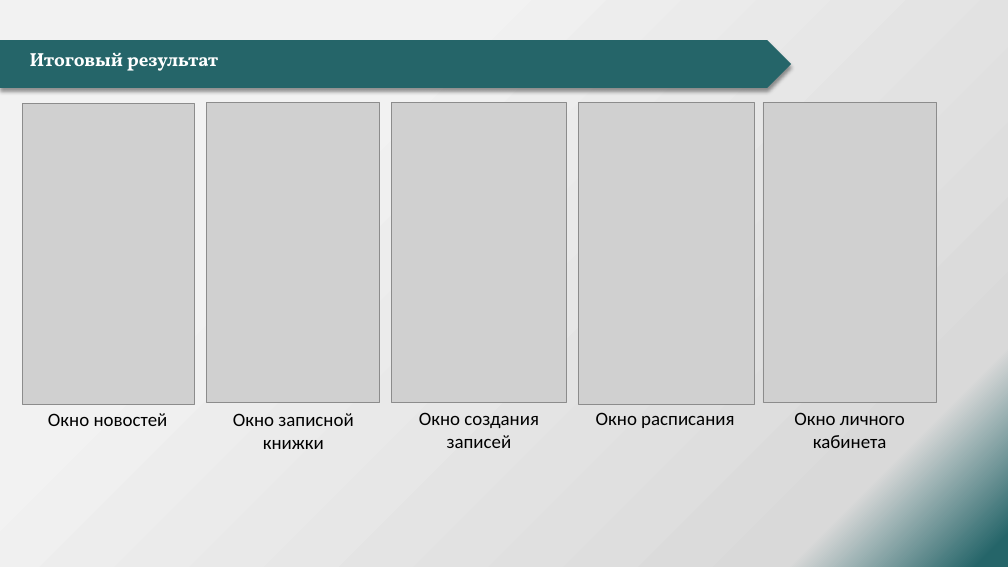
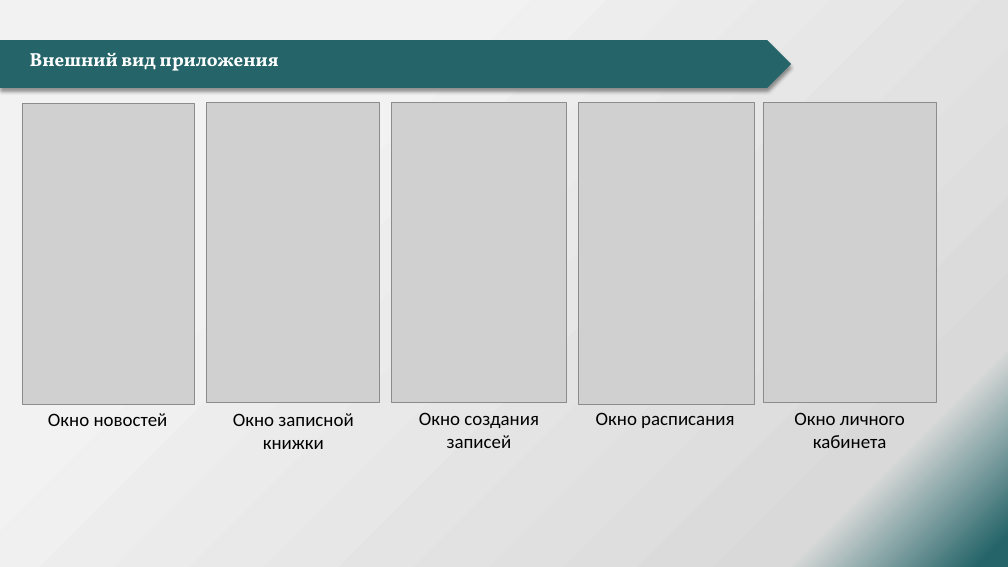
Before and after one commit to ALKOTS/Diplom, a slide deck: slide 12 of Доки/Данилин А.А.pptx (slide 11 before the commit). Drawn at 1008x567 pixels with LibreOffice and Linux fonts; fonts in the diff are those of the drawing; grey boxes stand for pictures; background and template pictures are left out. Boxes give left, top, right and bottom in pixels: in the first picture for what was removed or moved away, otherwise in the second. Text is boxed around its words. In the diff, an @@ line names an element or a change of style, - is before the commit and + after.

```diff
--- a/Доки/Данилин А.А.pptx
+++ b/Доки/Данилин А.А.pptx
@@ title at (30, 53, 279, 71): text changed @@
-Итоговый результат
+Внешний вид приложения
```
Also in this commit, not shown: 4 other slides changed, 4 slides added, 1 slide removed.
